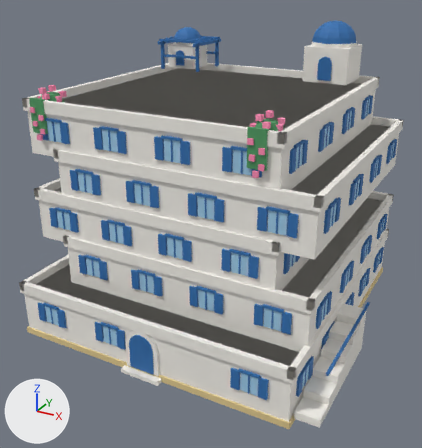
An edit to the Blender file assets/managed-models/buildings/house-2x2-5f-aegean-a/house-2x2-5f-aegean-a.blend, drawn before and after from the same camera.
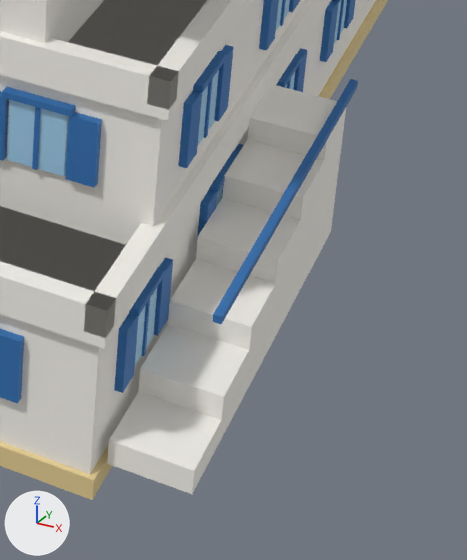
Each version is shown whole from a camera (50 mm lens) standing at (1.62, -3.22, 2.19) and looking at (-0.06, -0.16, 0.67), then close up on the part from 62% to 96% of the width and 62% to 100% of the height. Arrows for +X, +Y and +Z are at lower left; the lights stay in place. The older version's two pictures come first.

Script lines for the objects in view, before the commit:
```python
me_house_2x2_5f_aegean_a = bpy.data.meshes.new('house-2x2-5f-aegean-a')
me_house_2x2_5f_aegean_a.from_pydata(...)  # 4180 vertices, 3170 faces; spans x -1.0..0.99, y -1.0..1.0, z 0.0..1.87
me_house_2x2_5f_aegean_a.materials.append(mat_m_house_2x2_5f_aegean_a)
# before: 3580 (0.97, -0.85, 0.32) at pixel (212, 321), 3581 (0.99, -0.85, 0.32) at pixel (221, 324), 3582 (0.99, -0.07, 0.32) at pixel (357, 87), 3583 (0.97, -0.07, 0.32), 3584 (0.97, -0.85, 0.33) at pixel (213, 314)
# before: 3585 (0.99, -0.85, 0.33) at pixel (222, 317), 3586 (0.99, -0.07, 0.33) at pixel (358, 80), 3587 (0.97, -0.07, 0.33) at pixel (350, 79)
ob_house_2x2_5f_aegean_a = bpy.data.objects.new('house-2x2-5f-aegean-a', me_house_2x2_5f_aegean_a)
ob_house_2x2_5f_aegean_a.location = (0.0, 0.0, 0.0)
```
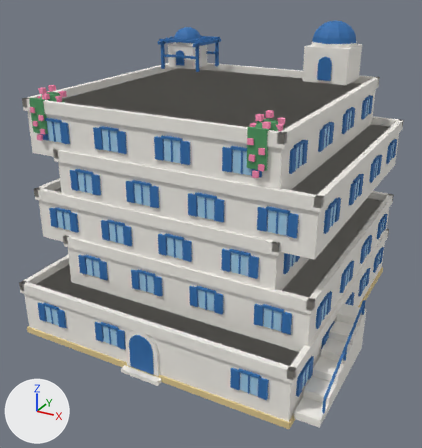
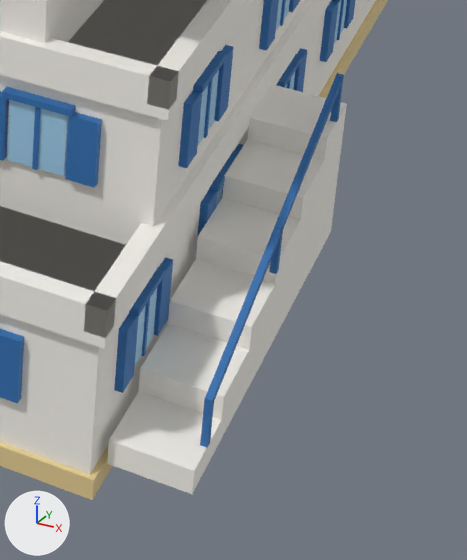
The edits, one by one:
me_house_2x2_5f_aegean_a is used by ob_house_2x2_5f_aegean_a; location (0.0, 0.0, 0.0).
Verts and faces of me_house_2x2_5f_aegean_a; kept vertices keep their numbers, new ones are numbered from 4180.
me_house_2x2_5f_aegean_a had 4180 vertices, 3170 faces and spanned x -1.0..0.99, y -1.0..1.0, z 0.0..1.87.
me_house_2x2_5f_aegean_a now has 4204 vertices, 3188 faces and spans x -1.0..0.99, y -1.0..1.0, z 0.0..1.87.
me_house_2x2_5f_aegean_a part 1: a new loose piece, a box spanning x 0.974..0.986, y -0.856..-0.844, z 0.087..0.179, in mat_m_house_2x2_5f_aegean_a.
me_house_2x2_5f_aegean_a part 2: a new loose piece, a box spanning x 0.974..0.986, y -0.531..-0.519, z 0.203..0.295, in mat_m_house_2x2_5f_aegean_a.
me_house_2x2_5f_aegean_a part 3: a new loose piece, a box spanning x 0.974..0.986, y -0.206..-0.194, z 0.32..0.412, in mat_m_house_2x2_5f_aegean_a.
Part 4, on me_house_2x2_5f_aegean_a:
Vertices 3580, 3581, 3584, 3585 move by (0.0, 0.0, -0.15).
Vertices 3582, 3583, 3586, 3587 move by (0.0, -0.13, 0.08).

Pixel boxes (x1, y1, x2, y2) of what changed, in the close-ups (467 x 560 px; the box of a moved part takes in the faces that stretch with it):
part 1 of me_house_2x2_5f_aegean_a, added (blue): after (200, 396, 215, 448)
part 2 of me_house_2x2_5f_aegean_a, added: after (269, 225, 284, 274)
part 3 of me_house_2x2_5f_aegean_a, added: after (330, 73, 344, 122)
part 4 of me_house_2x2_5f_aegean_a, moved or reshaped: before (212, 79, 358, 324); after (206, 77, 342, 400)
